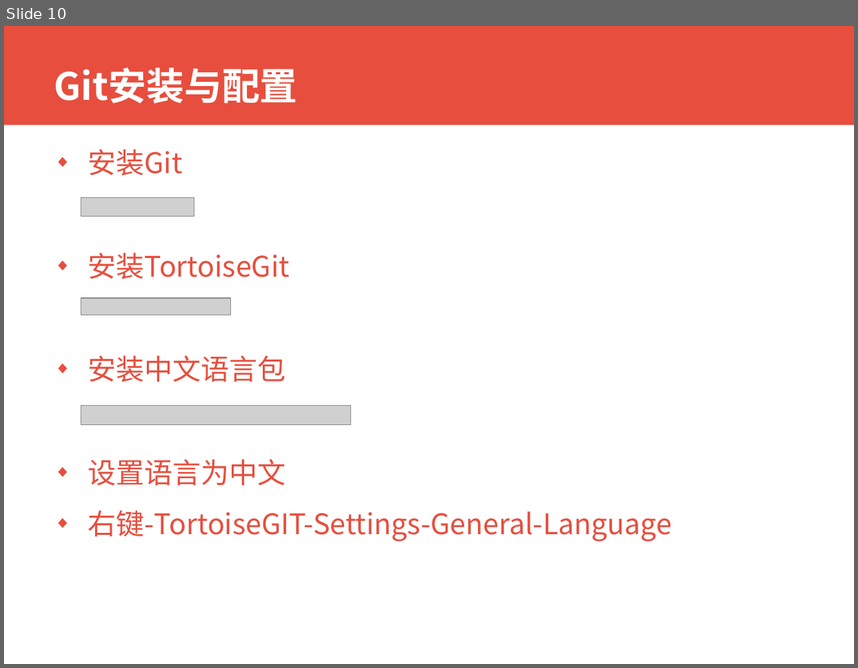
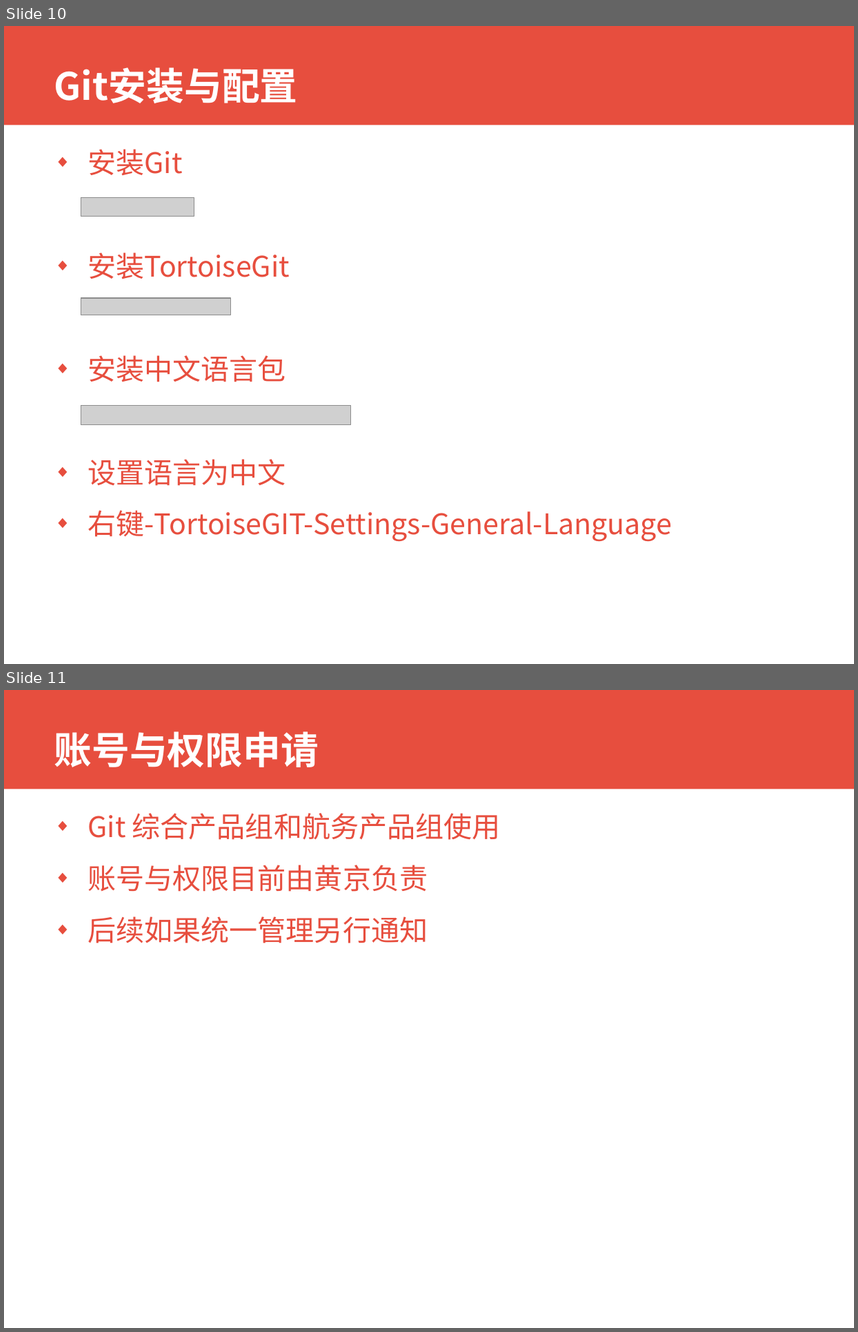
Before and after one commit to xianmomo/demo, a slide deck: 新员工入职指引/信息技术部常用管理平台使用.pptx. Shown one above the other, each under a label of ours: slide 10 before the commit, slides 10 and 11 after it. The pictures are 858x668 and 858x1332 pixels, drawn with LibreOffice and Linux fonts; fonts in the diff are those of the drawing; grey boxes stand for pictures; background and template pictures are left out. Boxes give left, top, right and bottom in pixels: in the first picture for what was removed or moved away, otherwise in the second. Text is boxed around its words. In the diff, an @@ line names an element or a change of style, - is before the commit and + after.

```diff
--- a/新员工入职指引/信息技术部常用管理平台使用.pptx
+++ b/新员工入职指引/信息技术部常用管理平台使用.pptx
@@ slide 11 added at (4,690,854,1328), background picture (left out); not listed: 1 template element that a slide beside it also shows @@
@@ title added at (54,731,319,767), 32 pt, text #FFFFFF, bold @@
+账号与权限申请
@@ text added at (87,813,501,943), 24 pt, text #E74E3E @@
+◆ Git 综合产品组和航务产品组使用
+◆ 账号与权限目前由黄京负责
+◆ 后续如果统一管理另行通知
```
Also in this commit, not shown: 1 slide changed, 1 other file.
